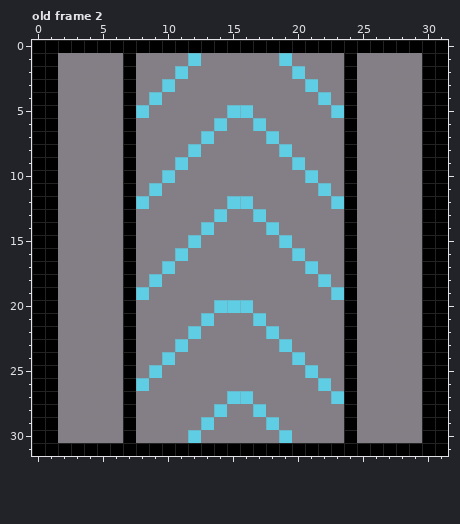
Pixel-art file, stored at Assets/Assets-Nexus Factory/Estructuras/Transport/lvl1/asesprite/Transport_rect_lvl1.aseprite. This is how it looked before the edit.
32x32 pixels, 2 frames. Shown: old frame 2. The commit also changed other frames, which this record leaves out.
New version:
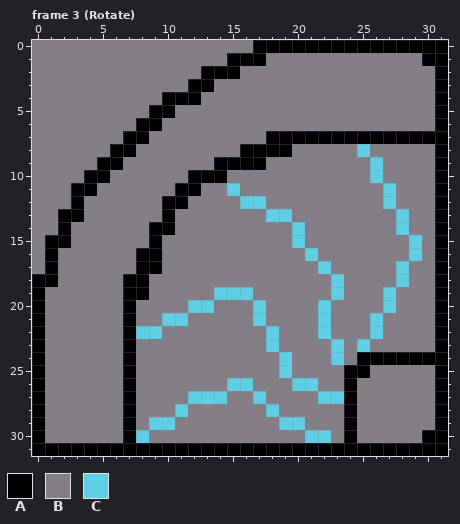
Palette (. is transparent): A #000000  B #847e87  C #5fcde4
What changed:
frames 2 -> 4
Frame 3 (Rotate) against old frame 2:
y 0: x 0..16 AAAAAAAAAAAAAAAAA -> BBBBBBBBBBBBBBBBB
y 1: x 0..1 AA -> BB; x 7 A -> B; x 12 C -> B; x 15..17 BBB -> AAA; x 19 C -> B; x 24 A -> B
y 2: x 0..1 AA -> BB; x 7 A -> B; x 11 C -> B; x 13..15 BBB -> AAA; x 20 C -> B; x 24 A -> B; x 30 A -> B
y 3: x 0..1 AA -> BB; x 7 A -> B; x 10 C -> B; x 12..13 BB -> AA; x 21 C -> B; x 24 A -> B; x 30 A -> B
y 4: x 0..1 AA -> BB; x 7 A -> B; x 9..12 CBBB -> BAAA; x 22 C -> B; x 24 A -> B; x 30 A -> B
y 5: x 0..1 AA -> BB; x 7..10 ACBB -> BBAA; x 15..16 CC -> BB; x 23..24 CA -> BB; x 30 A -> B
y 6: x 0..1 AA -> BB; x 7..9 ABB -> BAA; x 14 C -> B; x 17 C -> B; x 24 A -> B; x 30 A -> B
y 7: x 0..1 AA -> BB; x 8 B -> A; x 13 C -> B; x 18..23 CBBBBB -> AAAAAA; x 25..29 BBBBB -> AAAAA
y 8: x 0..1 AA -> BB; x 6 B -> A; x 12 C -> B; x 16..19 BBBC -> AAAA; x 24..25 AB -> BC; x 30 A -> B
y 9: x 0..1 AA -> BB; x 5..7 BBA -> AAB; x 11 C -> B; x 14..17 BBBB -> AAAA; x 20 C -> B; x 24 A -> B; x 26 B -> C; x 30 A -> B
y 10: x 0..1 AA -> BB; x 4..5 BB -> AA; x 7 A -> B; x 10 C -> B; x 12..14 BBB -> AAA; x 21 C -> B; x 24 A -> B; x 26 B -> C; x 30 A -> B
y 11: x 0..1 AA -> BB; x 3..4 BB -> AA; x 7 A -> B; x 9 C -> B; x 11..12 BB -> AA; x 15 B -> C; x 22 C -> B; x 24 A -> B; x 27 B -> C; x 30 A -> B
y 12: x 0..1 AA -> BB; x 3 B -> A; x 7..8 AC -> BB; x 10..11 BB -> AA; x 15 C -> B; x 17 B -> C; x 23..24 CA -> BB; x 27 B -> C; x 30 A -> B
y 13: x 0..3 AABB -> BBAA; x 7 A -> B; x 10 B -> A; x 14 C -> B; x 17..19 CBB -> BCC; x 24 A -> B; x 28 B -> C; x 30 A -> B
y 14: x 0..2 AAB -> BBA; x 7 A -> B; x 9..10 BB -> AA; x 13 C -> B; x 18 C -> B; x 20 B -> C; x 24 A -> B; x 28 B -> C; x 30 A -> B
y 15: x 0 A -> B; x 2 B -> A; x 7 A -> B; x 9 B -> A; x 12 C -> B; x 19..20 CB -> BC; x 24 A -> B; x 29..30 BA -> CB
y 16: x 0 A -> B; x 7..9 ABB -> BAA; x 11 C -> B; x 20..21 CB -> BC; x 24 A -> B; x 29..30 BA -> CB
y 17: x 0 A -> B; x 7..10 ABBC -> BAAB; x 21..22 CB -> BC; x 24 A -> B; x 28 B -> C; x 30 A -> B
y 18: x 8..9 BC -> AB; x 22..24 CBA -> BCB; x 28 B -> C; x 30 A -> B
y 19: x 1 A -> B; x 8 C -> A; x 14..16 BBB -> CCC; x 24 A -> B; x 27 B -> C; x 30 A -> B
y 20: x 1 A -> B; x 12..17 BBCCCB -> CCBBBC; x 22 B -> C; x 24 A -> B; x 27 B -> C; x 30 A -> B
y 21: x 1 A -> B; x 10..11 BB -> CC; x 13 C -> B; x 22 B -> C; x 24 A -> B; x 26 B -> C; x 30 A -> B
y 22: x 1 A -> B; x 8..9 BB -> CC; x 12 C -> B; x 22 B -> C; x 24 A -> B; x 26 B -> C; x 30 A -> B
y 23: x 1 A -> B; x 11 C -> B; x 18..19 BC -> CB; x 23..25 BAB -> CBC; x 30 A -> B
y 24: x 1 A -> B; x 10 C -> B; x 19..20 BC -> CB; x 23..29 BABBBBB -> CBAAAAA
y 25: x 1 A -> B; x 9 C -> B; x 19 B -> C; x 21 C -> B; x 25 B -> A; x 30 A -> B
y 26: x 1 A -> B; x 8 C -> B; x 15..16 BB -> CC; x 20..22 BBC -> CCB; x 30 A -> B
y 27: x 1 A -> B; x 12..17 BBBCCB -> CCCBBC; x 22 B -> C; x 30 A -> B
y 28: x 1 A -> B; x 11 B -> C; x 14 C -> B; x 17..18 CB -> BC; x 30 A -> B
y 29: x 1 A -> B; x 9..10 BB -> CC; x 13 C -> B; x 18..20 CBB -> BCC; x 30 A -> B
y 30: x 1 A -> B; x 8 B -> C; x 12 C -> B; x 19 C -> B; x 21..22 BB -> CC
